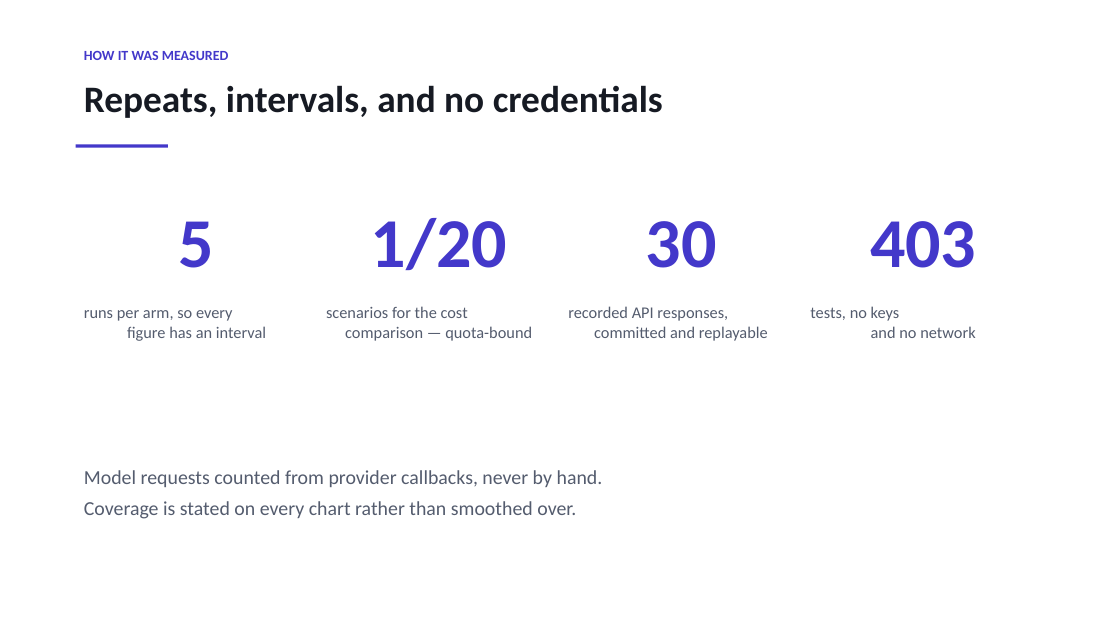
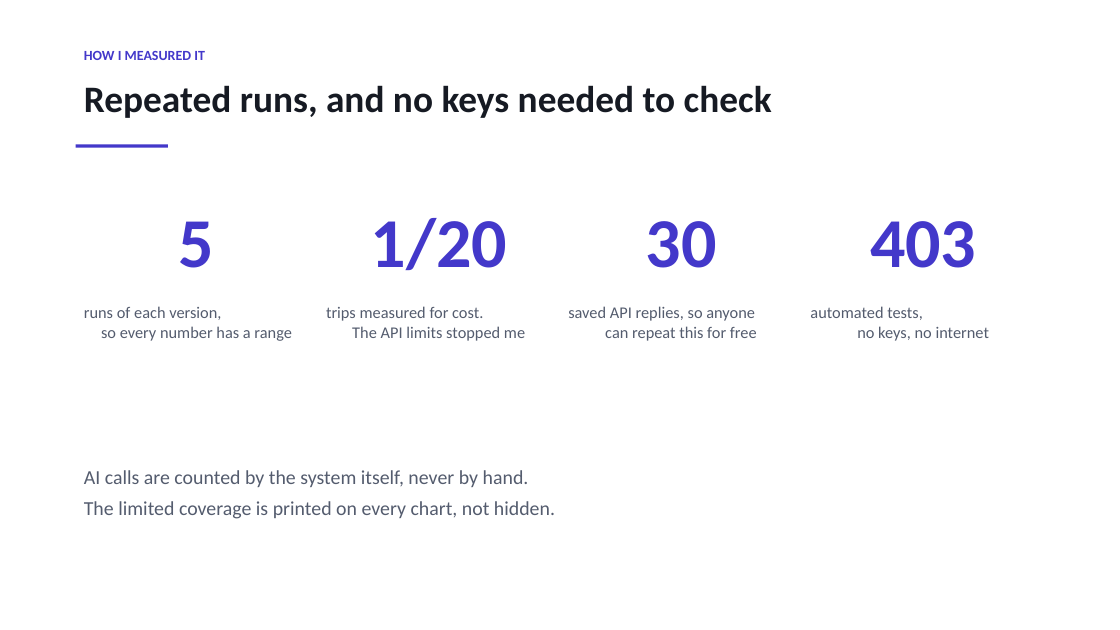
Before and after one commit to sherali143/Trip-Planner, a slide deck: slide 9 of submission/CMP7200_Viva_Presentation.pptx (slide 7 before the commit). Drawn at 1120x630 pixels with LibreOffice and Linux fonts; fonts in the diff are those of the drawing. Boxes give left, top, right and bottom in pixels: in the first picture for what was removed or moved away, otherwise in the second. Text is boxed around its words. In the diff, an @@ line names an element or a change of style, - is before the commit and + after.

```diff
--- a/submission/CMP7200_Viva_Presentation.pptx
+++ b/submission/CMP7200_Viva_Presentation.pptx
@@ text at (x1=84, y1=51, x2=205, y2=60): text changed @@
-HOW IT WAS MEASURED
+HOW I MEASURED IT
@@ text at (x1=84, y1=85, x2=772, y2=118): text changed @@
-Repeats, intervals, and no credentials
+Repeated runs, and no keys needed to check
@@ text at (x1=84, y1=306, x2=291, y2=341): text changed @@
-runs per arm, so every
-figure has an interval
+runs of each version,
+so every number has a range
@@ text at (x1=326, y1=306, x2=525, y2=341): text changed @@
-scenarios for the cost
-comparison — quota-bound
+trips measured for cost.
+The API limits stopped me
@@ text at (x1=568, y1=306, x2=757, y2=341): text changed @@
-recorded API responses,
-committed and replayable
+saved API replies, so anyone
+can repeat this for free
@@ text at (x1=810, y1=306, x2=989, y2=341): text changed @@
-tests, no keys
-and no network
+automated tests,
+no keys, no internet
@@ text at (x1=84, y1=470, x2=555, y2=519): text changed @@
-Model requests counted from provider callbacks, never by hand.
-Coverage is stated on every chart rather than smoothed over.
+AI calls are counted by the system itself, never by hand.
+The limited coverage is printed on every chart, not hidden.
```
Also in this commit, not shown: 12 other slides changed, 4 slides added, 2 slides removed, 3 other files.
